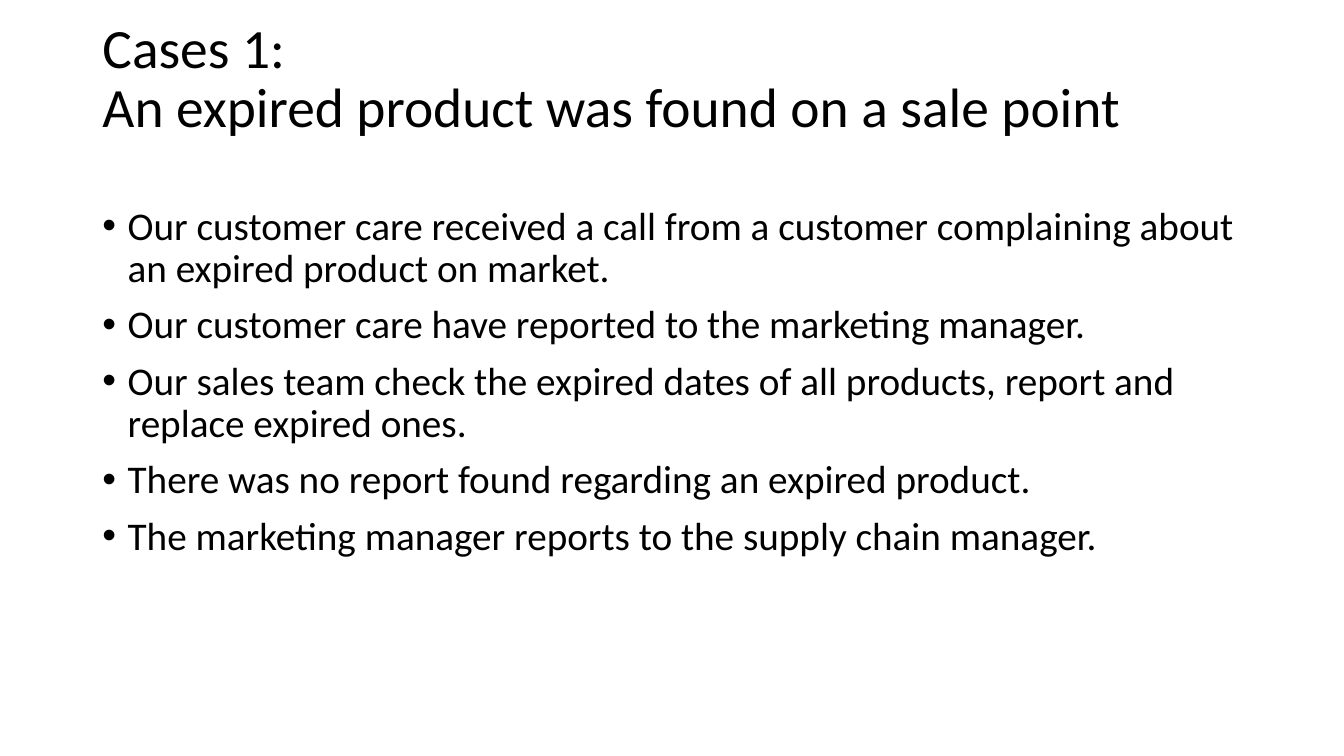
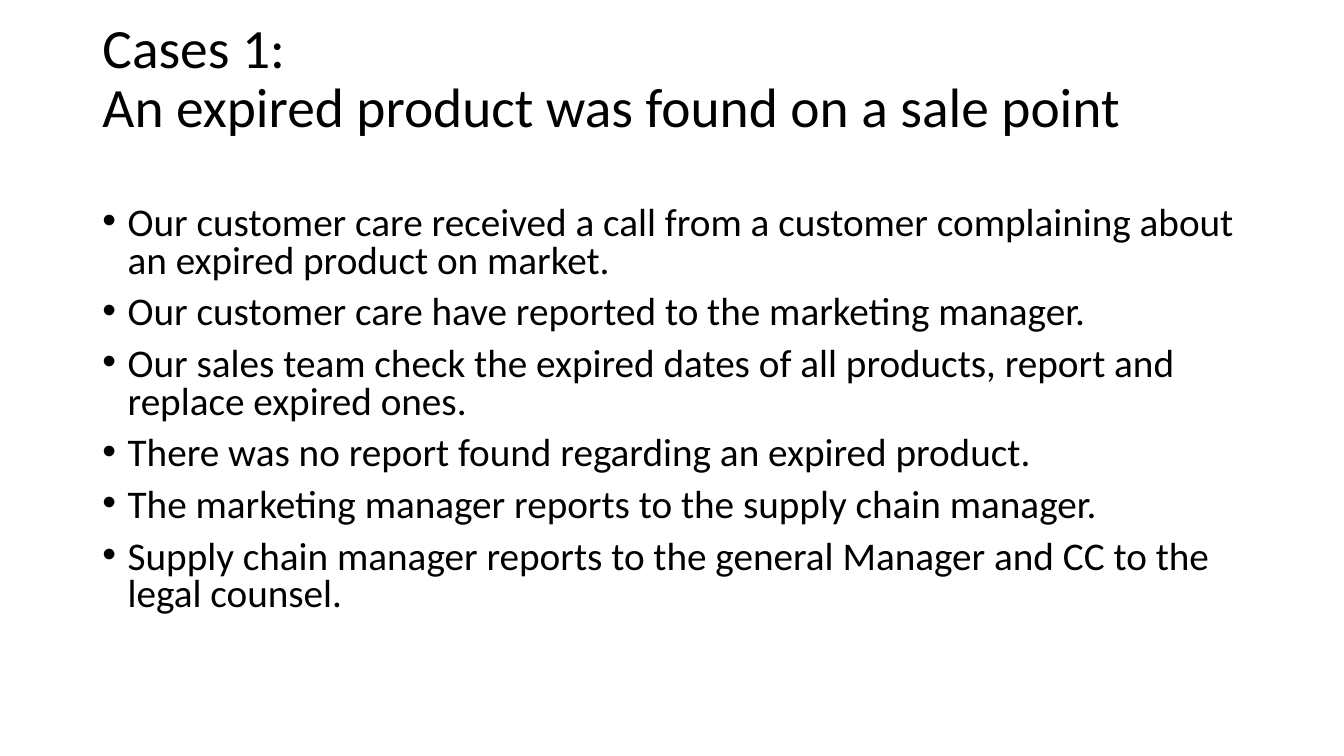
Before and after one commit to MAHMOUD-IDRIS/project-ads, a slide deck: slide 14 of Mammy-Yummy!.pptx. Drawn at 1344x756 pixels with LibreOffice and Linux fonts; fonts in the diff are those of the drawing. Boxes give left, top, right and bottom in pixels: in the first picture for what was removed or moved away, otherwise in the second. Text is boxed around its words. In the diff, an @@ line names an element or a change of style, - is before the commit and + after.

Commit message:
case 1 report to general manager

```diff
--- a/Mammy-Yummy!.pptx
+++ b/Mammy-Yummy!.pptx
@@ text at (x1=128, y1=208, x2=1234, y2=525): line spacing 0.9 to 0.8 @@
@@ text at (x1=128, y1=542, x2=1209, y2=614): paragraph added @@
+• Supply chain manager reports to the general Manager and CC to the legal counsel.
```
